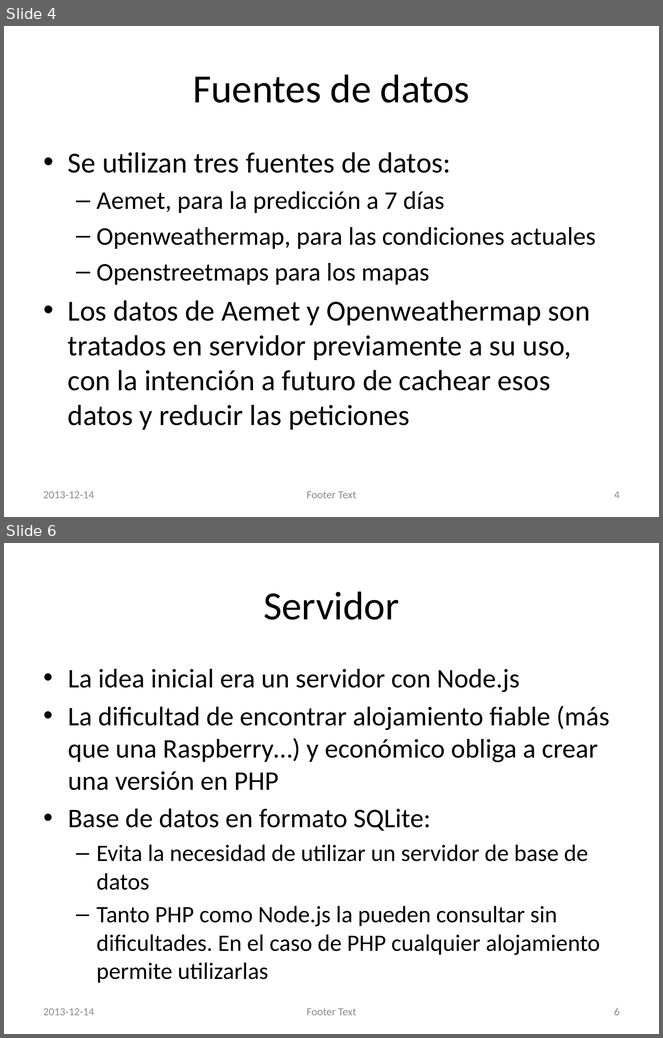
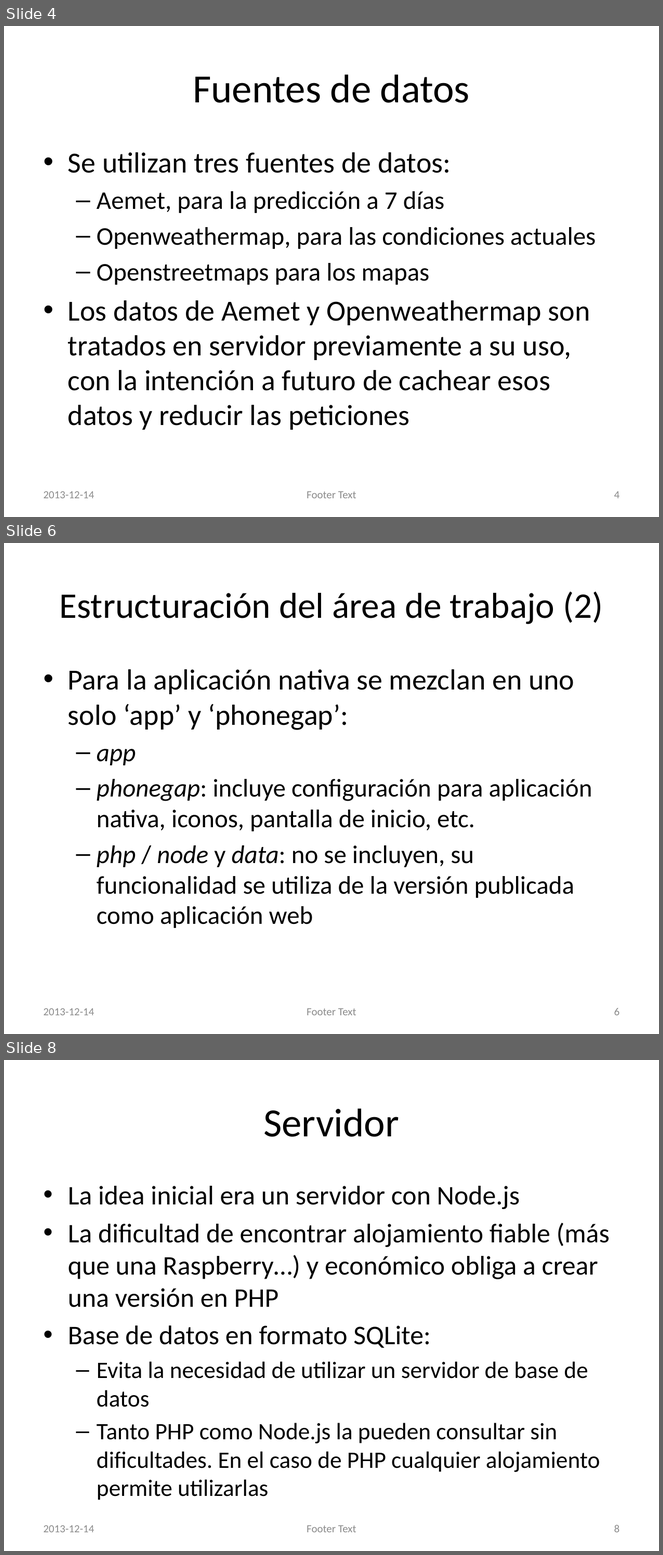
Before and after one commit to jervert/borrasca, a slide deck: docs/SPI_rapido_simple_economico.pptx. Shown one above the other, each under a label of ours: slides 4 and 6 before the commit, slides 4, 6 and 8 after it; the slides between them are not shown. The pictures are 663x1038 and 663x1555 pixels, drawn with LibreOffice and Linux fonts; fonts in the diff are those of the drawing. Boxes give left, top, right and bottom in pixels: in the first picture for what was removed or moved away, otherwise in the second. Text is boxed around its words. In the diff, an @@ line names an element or a change of style, - is before the commit and + after.

```diff
--- a/docs/SPI_rapido_simple_economico.pptx
+++ b/docs/SPI_rapido_simple_economico.pptx
@@ slide 6 added at (x1=4, y1=543, x2=659, y2=1034), background #FFFFFF @@
@@ title added at (x1=60, y1=591, x2=603, y2=624), 39.6 pt, text #000000 @@
+Estructuración del área de trabajo (2)
@@ text added at (x1=68, y1=669, x2=593, y2=928), 28 pt, text #000000 @@
+• Para la aplicación nativa se mezclan en uno solo ‘app’ y ‘phonegap’:
+  – app
+  – phonegap: incluye configuración para aplicación nativa, iconos, pantalla de inicio, etc.
+  – php / node y data: no se incluyen, su funcionalidad se utiliza de la versión publicada como aplicación web
@@ text added at (x1=44, y1=1008, x2=94, y2=1016), 12 pt, text #8C8C8C @@
+2013-12-14
@@ text added at (x1=307, y1=1008, x2=357, y2=1016), 12 pt, text #8C8C8C @@
+Footer Text
@@ page number added at (x1=614, y1=1008, x2=620, y2=1016), 12 pt, text #8C8C8C @@
+6
@@ what was slide 6 is now slide 8 @@
@@ page number at (x1=614, y1=1525, x2=620, y2=1533): text changed @@
-6
+8
```
Also in this commit, not shown: 3 slides changed, 1 other slide added.
